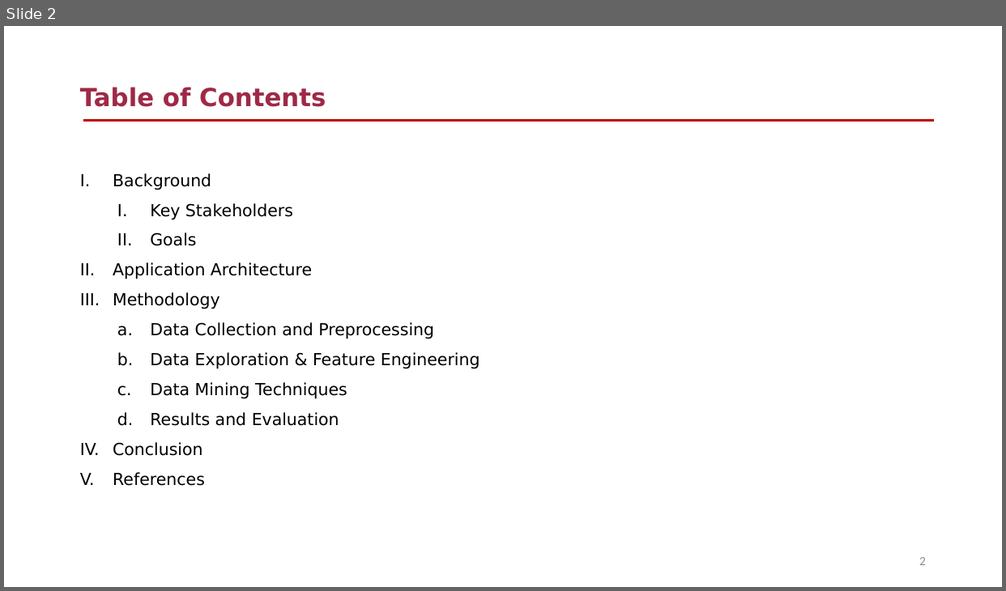
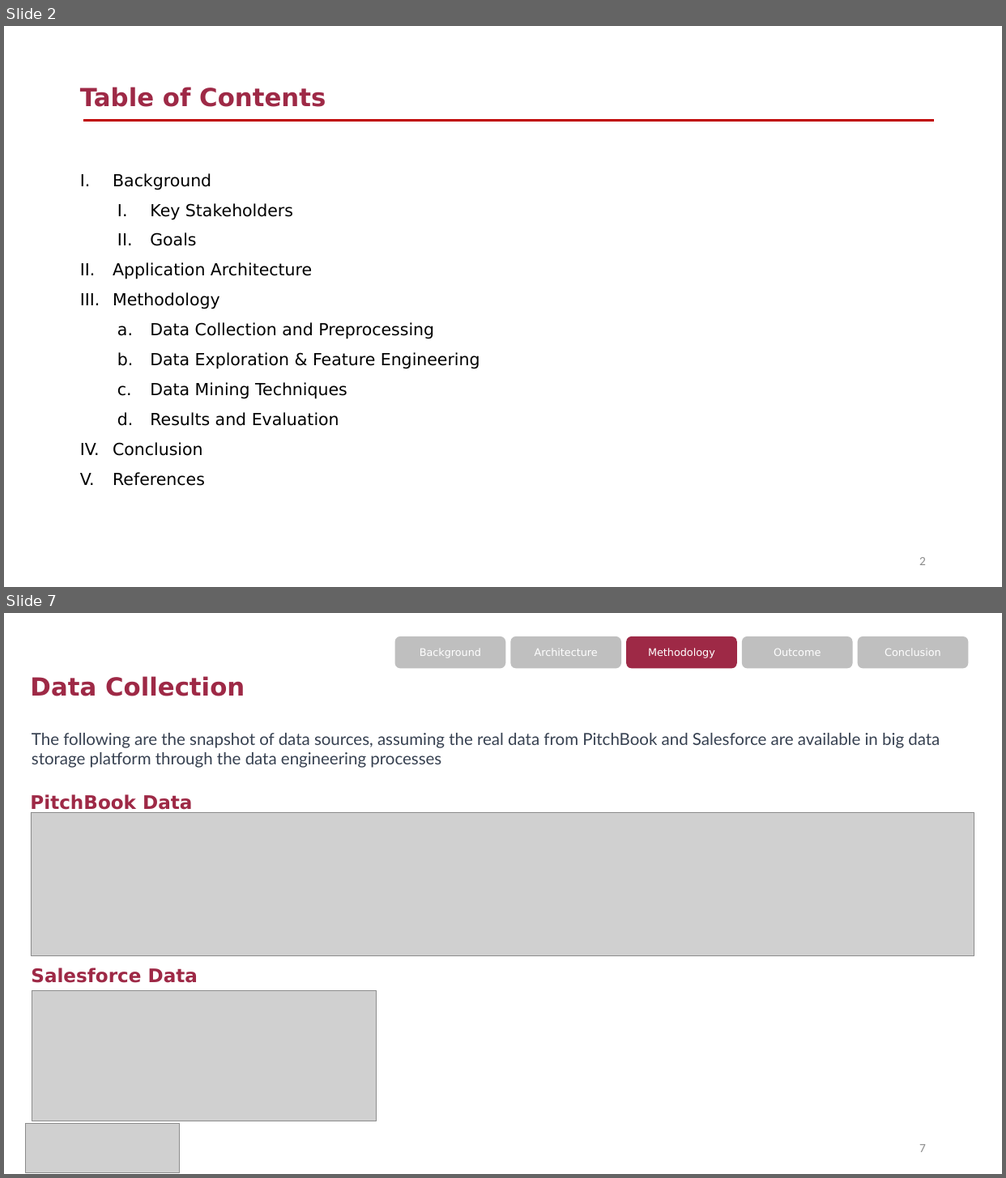
Before and after one commit to zqw86713/MSCA_31008_0N01_Winter_2023_Data_Mining_Principles, a slide deck: Final_project/MScA_31008_Final_Project_Presentation - Pitchbook Industry Classification.pptx. Shown one above the other, each under a label of ours: slide 2 before the commit, slides 2 and 7 after it; the slides between them are not shown. The pictures are 1006x591 and 1006x1178 pixels, drawn with LibreOffice and Linux fonts; fonts in the diff are those of the drawing; grey boxes stand for pictures. Boxes give left, top, right and bottom in pixels: in the first picture for what was removed or moved away, otherwise in the second. Text is boxed around its words. In the diff, an @@ line names an element or a change of style, - is before the commit and + after.

```diff
--- a/Final_project/MScA_31008_Final_Project_Presentation - Pitchbook Industry Classification.pptx
+++ b/Final_project/MScA_31008_Final_Project_Presentation - Pitchbook Industry Classification.pptx
@@ slide 7 added at bbox=[4, 613, 1002, 1174], background #FFFFFF @@
@@ rounded rectangle added at bbox=[394, 636, 505, 668], fill #BFBFBF, 10 pt, text #FFFFFF @@
+Background
@@ rounded rectangle added at bbox=[511, 636, 621, 668], fill #BFBFBF, 10 pt, text #FFFFFF @@
+Architecture
@@ rounded rectangle added at bbox=[626, 636, 737, 668], fill #9E2946, 10 pt, text #FFFFFF @@
+Methodology
@@ rounded rectangle added at bbox=[742, 636, 853, 668], fill #BFBFBF, 10 pt, text #FFFFFF @@
+Outcome
@@ rounded rectangle added at bbox=[858, 636, 968, 668], fill #BFBFBF, 10 pt, text #FFFFFF @@
+Conclusion
@@ title added at bbox=[30, 676, 245, 696], 24 pt, text #9E2946, bold @@
+  Data Collection
@@ text added at bbox=[32, 733, 940, 768], 16 pt, text #374151 @@
+The following are the snapshot of data sources, assuming the real data from PitchBook and Salesforce are available in big data storage platform through the data engineering processes
@@ text added at bbox=[30, 794, 192, 814], 18 pt, text #9E2946, bold @@
+  PitchBook Data
@@ picture added at bbox=[31, 813, 974, 956] @@
@@ text added at bbox=[31, 968, 198, 983], 18 pt, text #9E2946, bold @@
+  Salesforce Data
@@ picture added at bbox=[32, 991, 376, 1122] @@
@@ picture added at bbox=[26, 1123, 180, 1173] @@
@@ page number added at bbox=[919, 1144, 926, 1152], 12 pt, text #8C8C8C @@
+7
```
Also in this commit, not shown: 7 slides changed, 4 other slides added.
